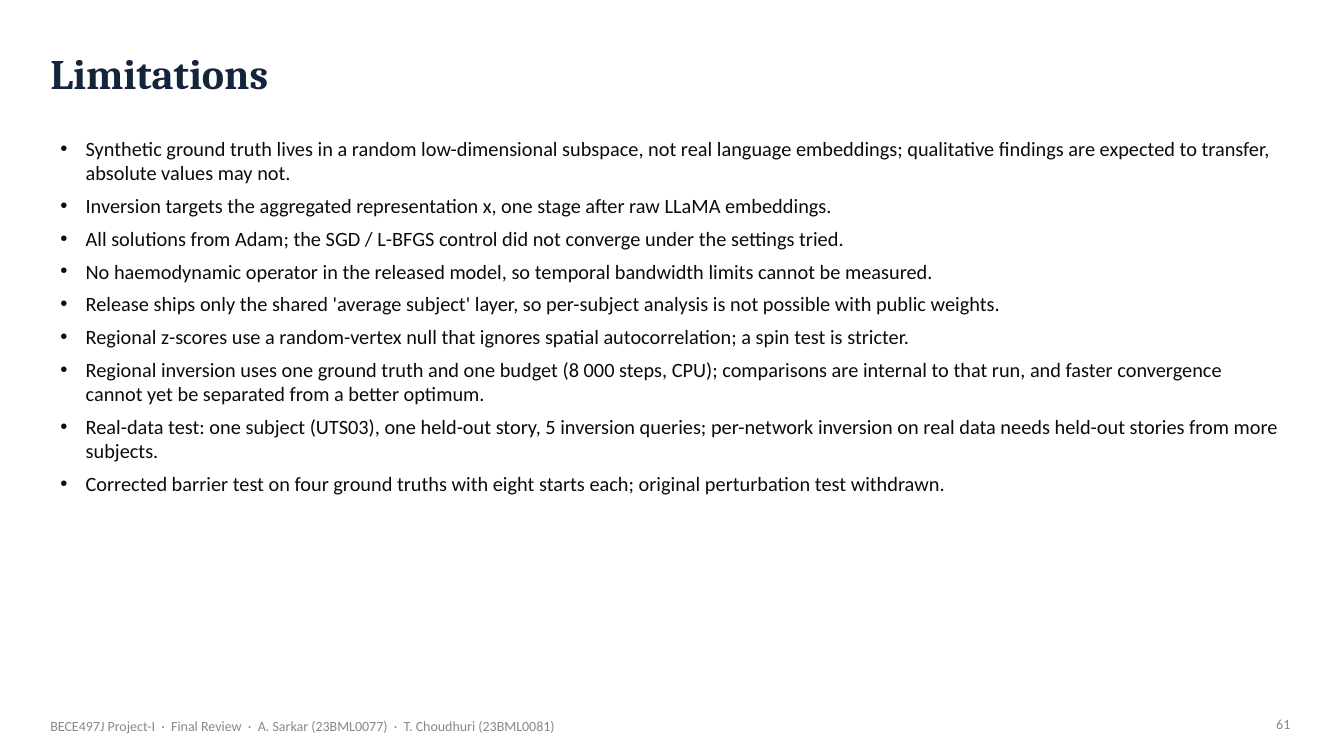
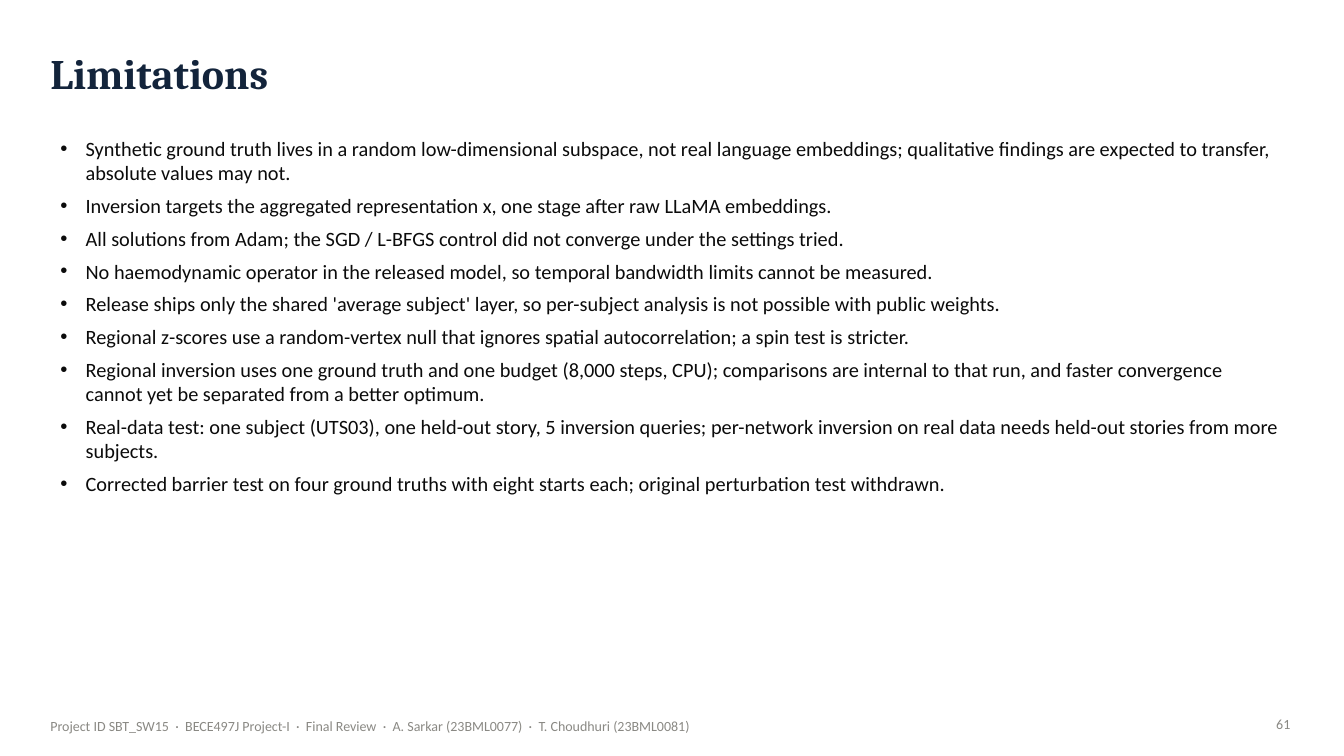
Before and after one commit to Ivxn404/semantic-decoding-tribe-inversion, a slide deck: slide 61 of deck/Final_Sarkar_Choudhuri.pptx. Drawn at 1344x756 pixels with LibreOffice and Linux fonts; fonts in the diff are those of the drawing. Boxes give left, top, right and bottom in pixels: in the first picture for what was removed or moved away, otherwise in the second. Text is boxed around its words. In the diff, an @@ line names an element or a change of style, - is before the commit and + after.

Commit message:
Review III submission files (SBT_SW15): thesis, presentation, poster, 90-s video

```diff
--- a/deck/Final_Sarkar_Choudhuri.pptx
+++ b/deck/Final_Sarkar_Choudhuri.pptx
@@ text at (x1=86, y1=362, x2=1222, y2=405): text changed @@
-• Regional inversion uses one ground truth and one budget (8 000 steps, CPU); comparisons are internal to that run, and faster convergence cannot yet be separated from a better optimum.
+• Regional inversion uses one ground truth and one budget (8,000 steps, CPU); comparisons are internal to that run, and faster convergence cannot yet be separated from a better optimum.
@@ text at (x1=50, y1=721, x2=689, y2=733): text changed @@
-BECE497J Project-I · Final Review · A. Sarkar (23BML0077) · T. Choudhuri (23BML0081)
+Project ID SBT_SW15 · BECE497J Project-I · Final Review · A. Sarkar (23BML0077) · T. Choudhuri (23BML0081)
```
Also in this commit, not shown: 65 other slides changed, 9 other files.
